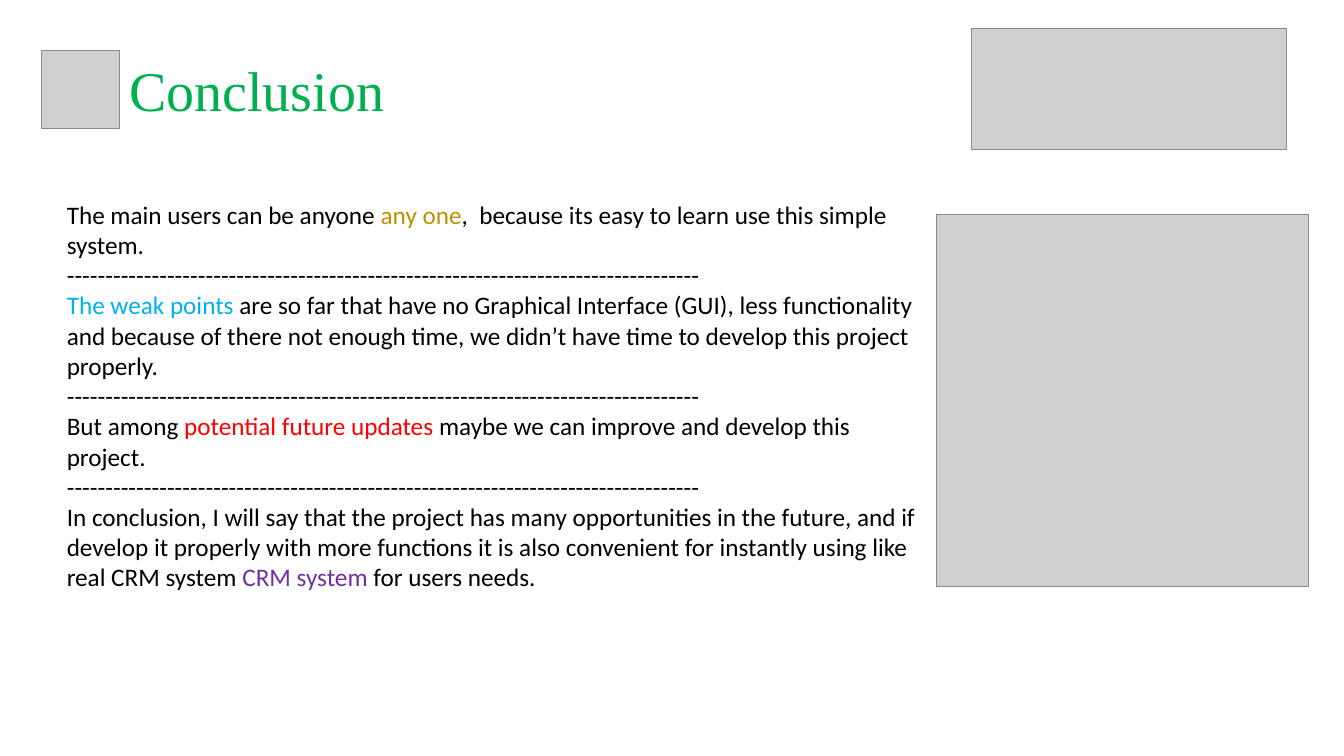
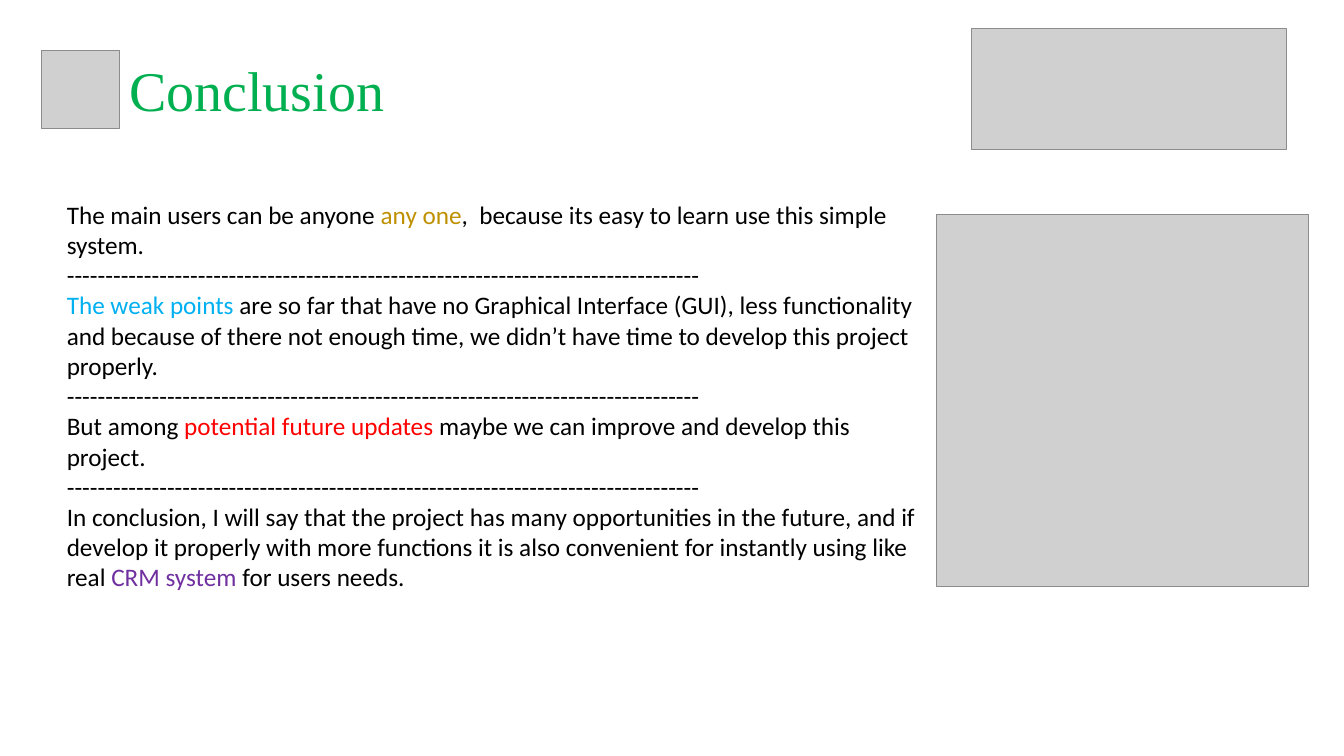
Before and after one commit to leo-script/CRMUS, a slide deck: slide 27 of Java project CRMUS - Bekzhan, Sanzhar.pptx (slide 11 before the commit). Drawn at 1344x756 pixels with LibreOffice and Linux fonts; fonts in the diff are those of the drawing; grey boxes stand for pictures. Boxes give left, top, right and bottom in pixels: in the first picture for what was removed or moved away, otherwise in the second. Text is boxed around its words. In the diff, an @@ line names an element or a change of style, - is before the commit and + after.

```diff
--- a/Java project CRMUS - Bekzhan, Sanzhar.pptx
+++ b/Java project CRMUS - Bekzhan, Sanzhar.pptx
@@ text at <box>67,508,914,590</box>: text changed @@
-In conclusion, I will say that the project has many opportunities in the future, and if develop it properly with more functions it is also convenient for instantly using like real CRM system CRM system for users needs.
+In conclusion, I will say that the project has many opportunities in the future, and if develop it properly with more functions it is also convenient for instantly using like real CRM system for users needs.
```
Also in this commit, not shown: 6 other slides changed, 17 slides added, 1 slide removed.
